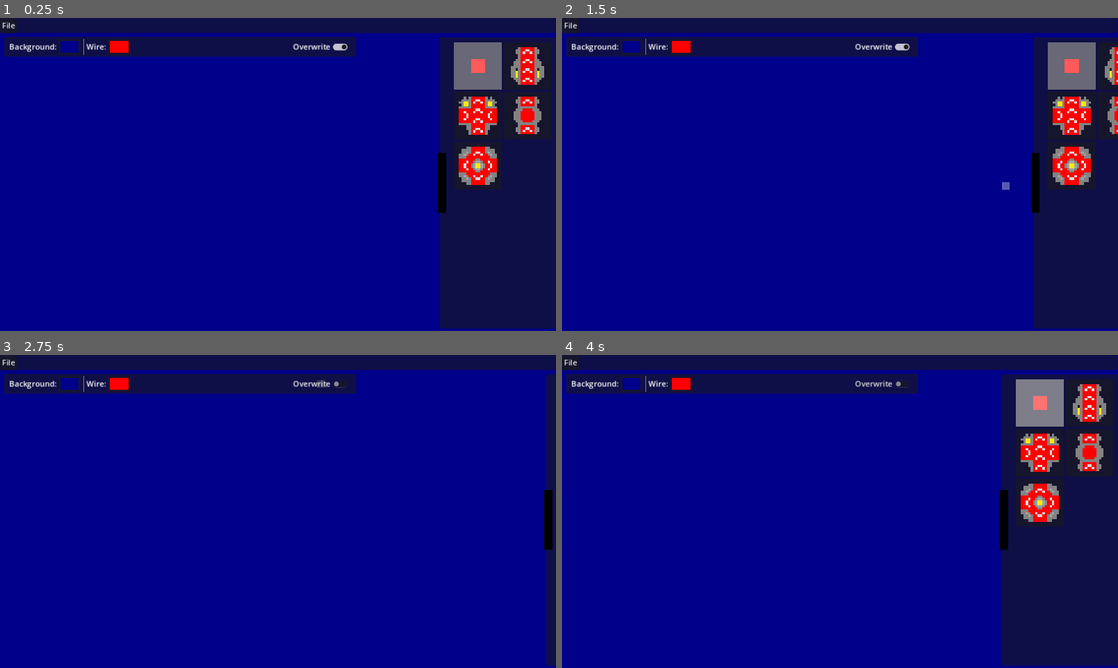
Above: before the commit, frames 1-4 (two rows, left to right).
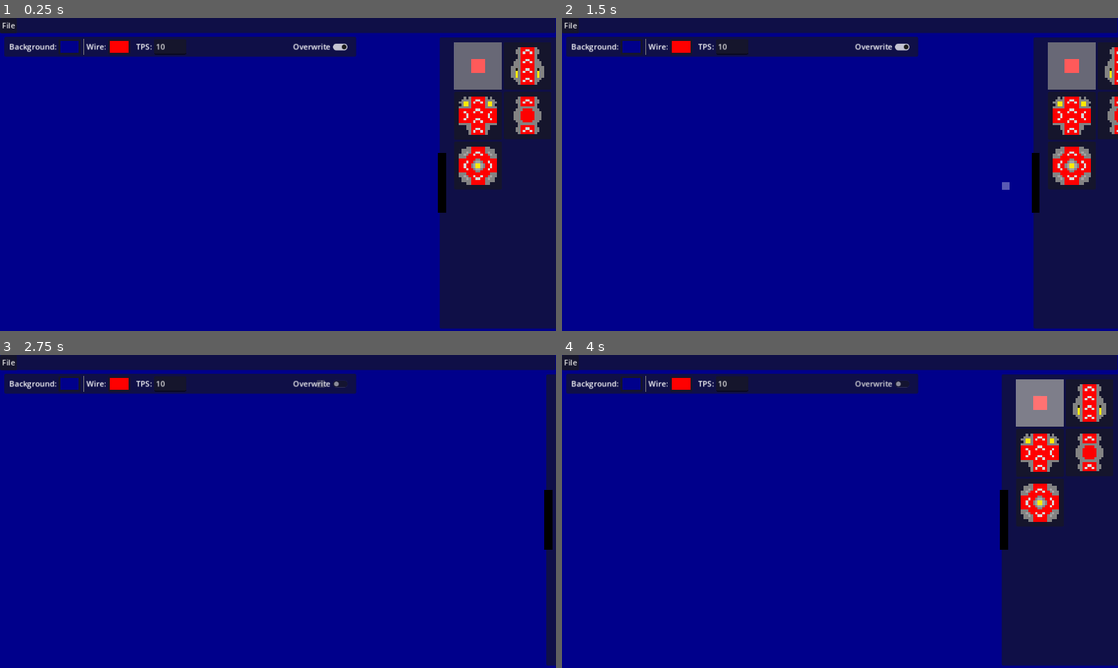
Above: after the commit, the same moments.

Repository: AsperTheDog/RedWire
Game: Godot game, scene res://scenes/main.tscn
The game is run twice, just before and just after one commit, with the same random seed, the same clock (stepped at 60 frames per second) and the same inputs.
Inputs (mouse positions are in pixels of both pictures, inside the frame that each line leads up to):
- Up to frame 1 (0.25 s): no input
- Up to frame 2 (1.5 s): click (1040, 64) at 0.52 s; click (1001, 183) at 1.25 s
- Up to frame 3 (2.75 s): click "Overwrite" at 2 s
- Up to frame 4 (4 s): click (1112, 520) at 2.75 s; click (1040, 401) at 3.52 s

The runs differ from the first frame. In frame 1, 0.3% of the frame differs, in the area x 24-34%, y 6-12%; in frame 2, 0.3%; in frame 3, 0.3%; in frame 4, 0.3%.

Commit message:
Added ability to change ticks per second

Diff:
--- a/GDProject/scenes/UI.tscn
+++ b/GDProject/scenes/UI.tscn
@@ -449,6 +449,18 @@
 [node name="VSeparator2" type="VSeparator" parent="UILayer/Control/MarginContainer/HBoxContainer"]
 layout_mode = 2
 
+[node name="RichTextLabel3" type="RichTextLabel" parent="UILayer/Control/MarginContainer/HBoxContainer"]
+layout_mode = 2
+size_flags_horizontal = 4
+size_flags_vertical = 4
+text = "TPS:"
+fit_content = true
+autowrap_mode = 0
+
+[node name="LineEdit" type="LineEdit" parent="UILayer/Control/MarginContainer/HBoxContainer"]
+layout_mode = 2
+text = "10"
+
 [node name="Overwrite" type="CheckButton" parent="UILayer/Control/MarginContainer/HBoxContainer"]
 layout_mode = 2
 size_flags_horizontal = 10
@@ -493,3 +505,4 @@
 mouse_filter = 2
 
 [connection signal="pressed" from="UILayer/Drawer/TextureButton" to="." method="toggleDrawer"]
+[connection signal="text_submitted" from="UILayer/Control/MarginContainer/HBoxContainer/LineEdit" to="." method="TPSChanged"]
--- a/GDProject/scripts/SaveManager.gd
+++ b/GDProject/scripts/SaveManager.gd
@@ -25,3 +25,8 @@
 	set(value):
 		placingRotation = value
 		rotationChanged.emit(value)
+
+var tps: int = 10:
+	set(value):
+		tps = value
+		Engine.physics_ticks_per_second = tps
--- a/GDProject/scripts/UI.gd
+++ b/GDProject/scripts/UI.gd
@@ -76,3 +76,10 @@
 		for child in gridButtons[butt].get_node("../").get_children():
 			child.pivot_offset = child.size / 2
 			child.rotation = deg_to_rad(90 * rot)
+
+
+func TPSChanged(newTPS: String):
+	if not newTPS.is_valid_int(): return
+	var tps: int = newTPS.to_int()
+	if tps <= 0: return
+	Save.tps = tps
